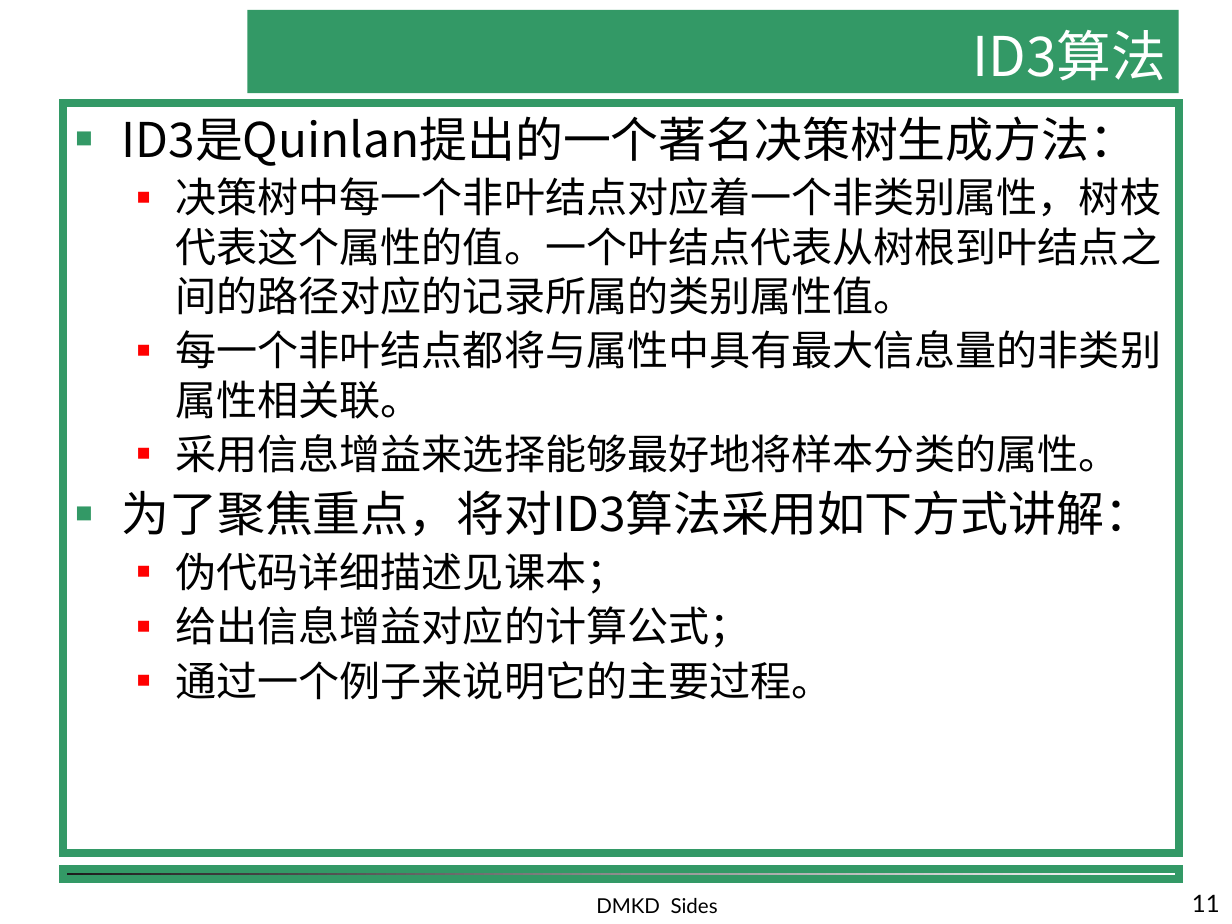
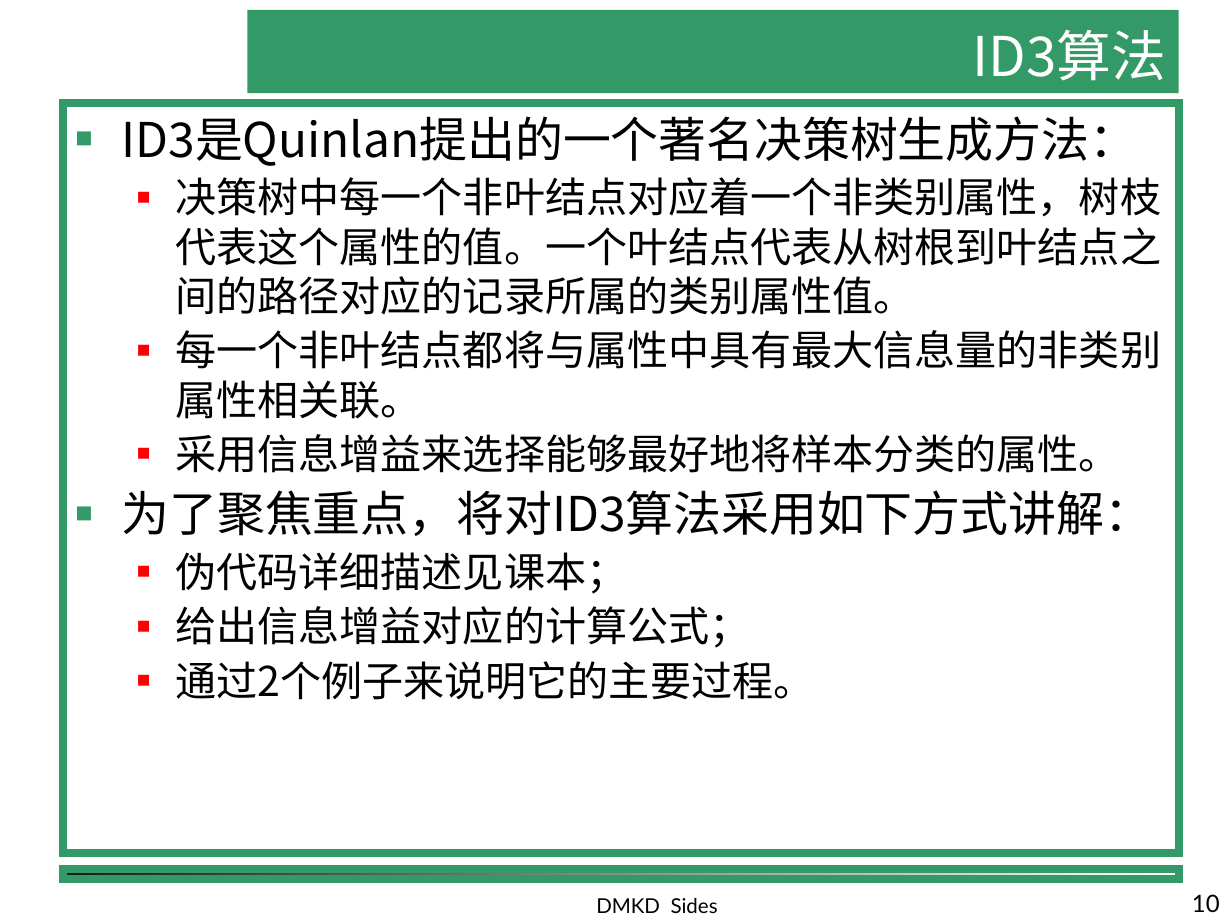
Before and after one commit to shfkuang/shfkuang.github.io, a slide deck: slide 10 of dm/ch4.2.ppt (slide 11 before the commit). Drawn at 1232x924 pixels with LibreOffice and Linux fonts; fonts in the diff are those of the drawing; background and template pictures are left out. Boxes give left, top, right and bottom in pixels: in the first picture for what was removed or moved away, otherwise in the second. Text is boxed around its words. In the diff, an @@ line names an element or a change of style, - is before the commit and + after.

Commit message:
update

```diff
--- a/dm/ch4.2.ppt
+++ b/dm/ch4.2.ppt
@@ text at (x1=175, y1=661, x2=814, y2=700): text changed @@
-  ■ 通过一个例子来说明它的主要过程。
+  ■ 通过2个例子来说明它的主要过程。
@@ page number at (x1=1192, y1=894, x2=1220, y2=912): text changed @@
-11
+10
```
Also in this commit, not shown: 1 other slide changed, 1 slide removed.
